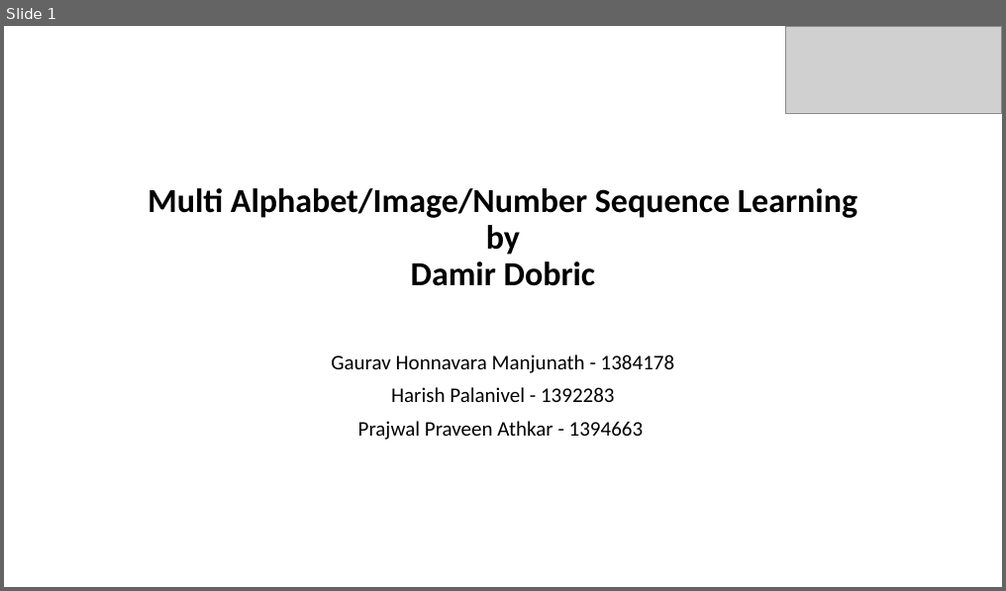
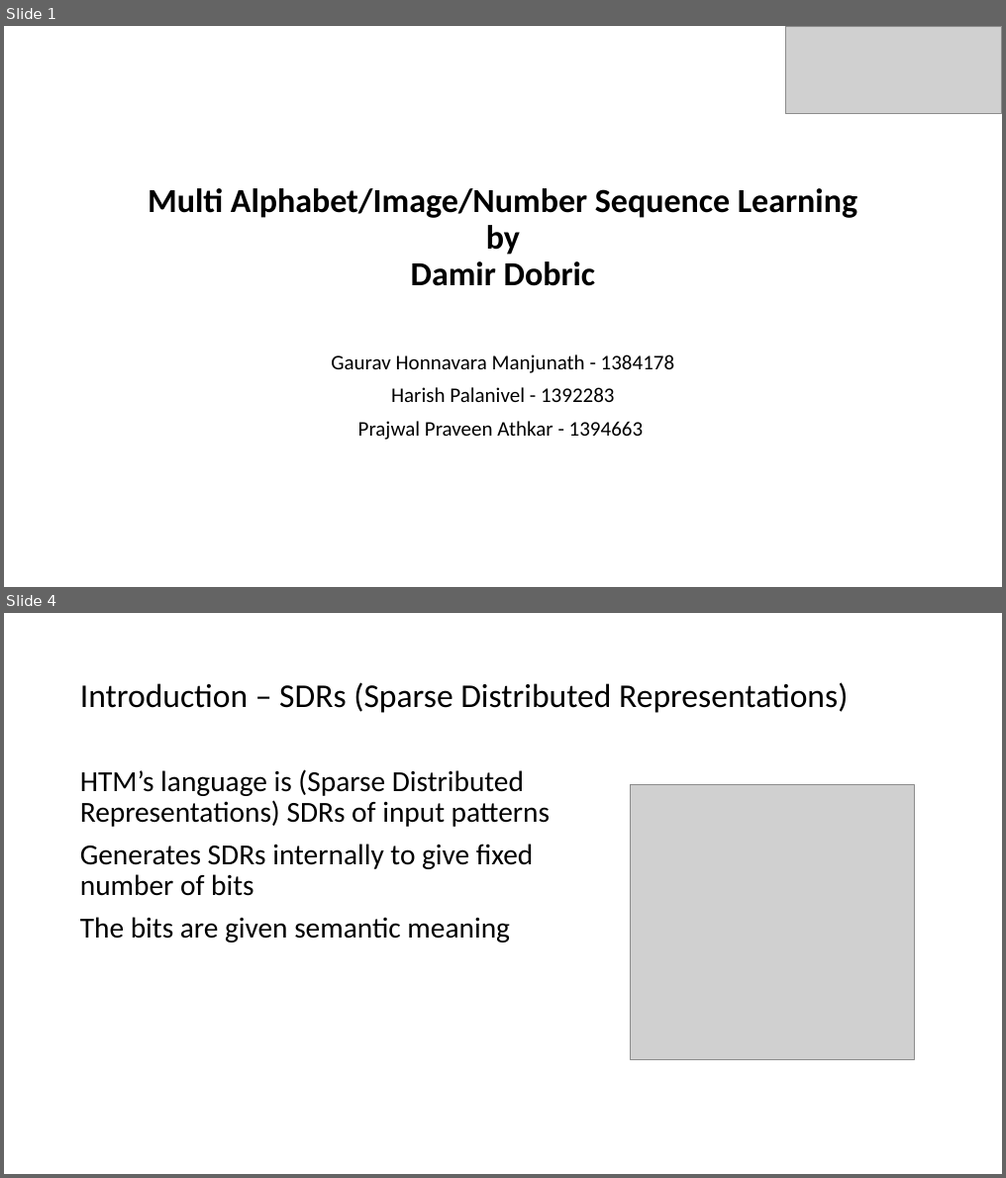
Before and after one commit to harishpalani12/neocortexapi, a slide deck: source/MySEProject/Documentation/Multi Sequence Learning.pptx. Shown one above the other, each under a label of ours: slide 1 before the commit, slides 1 and 4 after it; the slides between them are not shown. The pictures are 1006x591 and 1006x1178 pixels, drawn with LibreOffice and Linux fonts; fonts in the diff are those of the drawing; grey boxes stand for pictures. Boxes give left, top, right and bottom in pixels: in the first picture for what was removed or moved away, otherwise in the second. Text is boxed around its words. In the diff, an @@ line names an element or a change of style, - is before the commit and + after.

```diff
--- a/source/MySEProject/Documentation/Multi Sequence Learning.pptx
+++ b/source/MySEProject/Documentation/Multi Sequence Learning.pptx
@@ slide 4 added at <box>4,613,1002,1174</box>, background #FFFFFF @@
@@ title added at <box>80,682,847,713</box>, 32 pt, text #000000 @@
+Introduction – SDRs (Sparse Distributed Representations)
@@ text added at <box>80,769,549,943</box>, 28 pt, text #000000 @@
+HTM’s language is (Sparse Distributed Representations) SDRs of input patterns
+Generates SDRs internally to give fixed number of bits
+The bits are given semantic meaning
@@ picture added at <box>631,784,915,1059</box> @@
```
Also in this commit, not shown: 2 slides changed, 4 other slides added, 1 other file.
